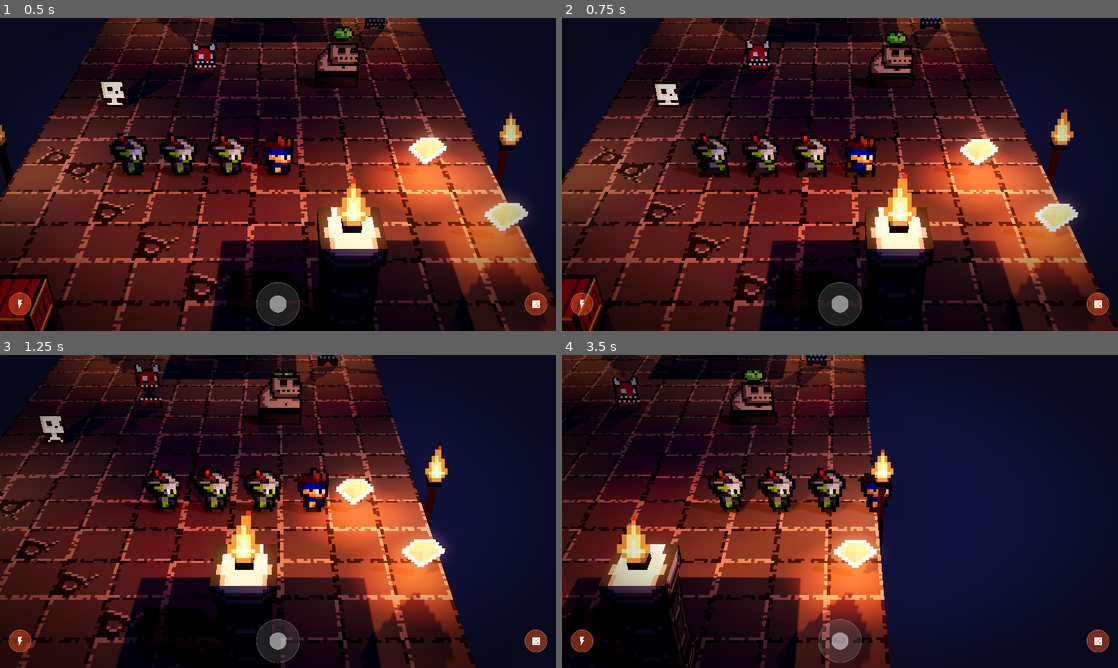
Above: before the commit, frames 1-4 (two rows, left to right).
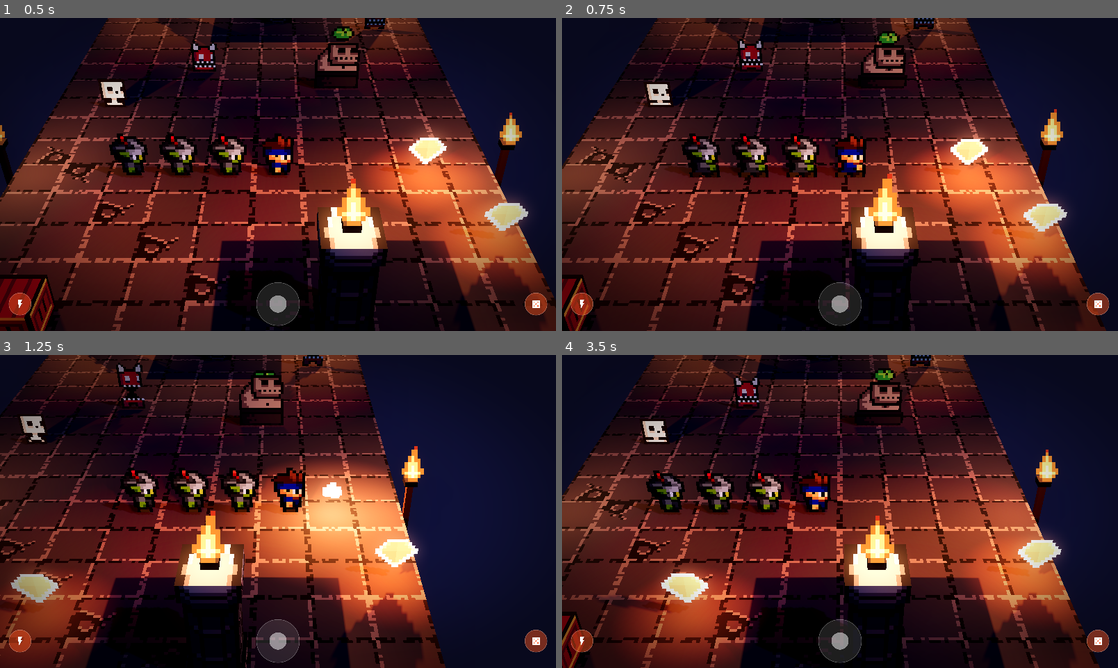
Above: after the commit, the same moments.

Repository: jo1project/sbg
Game: Godot game, scene res://scenes/main.tscn
Two runs of this game, one before a commit and one after it. Both use one fixed random seed, a clock stepped at 60 frames per second and the inputs below.
Inputs (mouse positions are in pixels of both pictures, inside the frame that each line leads up to):
- Up to frame 1 (0.5 s): no input
- Up to frame 2 (0.75 s): tap Enter at 0.5 s; move the mouse to (962, 158) at 0.52 s; hold D from 0.53 s (still down); tap J at 0.6 s; click (962, 158) at 0.67 s
- Up to frame 3 (1.25 s): keep holding D
- Up to frame 4 (3.5 s): release D at 1.25 s; drag from (728, 527) to (812, 574) at 1.27 s; move the mouse to (895, 442) at 2.02 s; hold D 2.03-2.75 s; tap J at 2.1 s; drag from (812, 574) to (673, 464) at 2.77 s

Frame 1 is identical in both runs. In frame 2, 28% of the frame differs, in the area x 0-100%, y 0-100%; in frame 3, 39%; in frame 4, 68%, in the area x 0-97%, y 0-100%.

Commit message:
godot: 修正轉向延遲(逐格線性插值+輸入佇列), 鏡頭跟隨加快
- snake_train.gd: 顯示改成每步從上一格線性插值到下一格(插值時間=一步), 拿掉轉角貝茲曲線,
  方向在步進當下就反映到畫面與角色面向(原本曲線+8方向量化讓圖轉向最多慢到455ms)
- 轉向輸入改成佇列(最多3個), 每步取一個依序套用, 不能180度迴轉
- 修正開局按跟面向相同的方向(右)時蛇不會開始走
- 新增debug_turn_timing: print收到輸入/邏輯換方向/畫面開始轉向/蛇頭圖換面向的時間戳
- follow_camera.gd: smoothing 4→12

Co-Authored-By: Claude Opus 5.5 <noreply@anthropic.com>

Diff:
--- a/godot/scripts/follow_camera.gd
+++ b/godot/scripts/follow_camera.gd
@@ -6,7 +6,7 @@
 @export_range(10, 90) var fov_deg := 28.0
 @export_range(10, 80) var pitch_deg := 35.0
 @export var offset := Vector3(0, 7.5, 10.6)
-@export var smoothing := 4.0  # 越大跟越緊
+@export var smoothing := 12.0  # 越大跟越緊；12 ≈ 83ms 追上 63% 的距離，跟得上角色但保留一點緩衝
 @export var debug_print := true
 
 var _printed := false
--- a/godot/scripts/snake_train.gd
+++ b/godot/scripts/snake_train.gd
@@ -1,12 +1,12 @@
 # 玩家的蛇（角色隊伍）。本地單機模式：邏輯照 Flutter client/lib/game/game_controller.dart 的 _tick()
-# 與 collision.dart：每 step_time 秒前進一格、方向輸入先暫存到下一格才生效、不能直接 180 度迴轉、
-# 撞牆/虛空、撞自己、撞障礙物就死（目前只 print 並重新開始；接伺服器後改成送 death_report 等伺服器判定）。
-# 吃寶石不會變長（Flutter 也是只加能量，變長只來自對手的直接攻擊）。
+# 與 collision.dart：每 step_time 秒前進一格；撞牆/虛空、撞自己、撞障礙物就死
+# （目前只 print 並重新開始；接伺服器後改成送 death_report 等伺服器判定）。吃寶石不會變長（Flutter 也是）。
 #
-# 顯示：沿蛇頭走過的格子路徑連續插值，轉角用二次貝茲削圓（從進入邊中點到離開邊中點、以格子中心為控制點），
-# 所以轉彎時角色會經過斜向圖。削圓角要在「蛇頭進入一格」時就知道它從哪一邊出去，所以邏輯 tick 發生在
-# 蛇頭跨過格線的瞬間：進入新格子 X 時做死亡判定、吃寶石，並用暫存的方向決定 X 的出口。
-# 輸入延遲最多一個 tick，跟 Flutter 一樣。
+# 輸入：轉向輸入先排進佇列，每個格子步進取一個套用（一格內快速按「上再右」會分兩步依序轉，不會只留最後一個）。
+#   跟前一個方向（佇列最後一個，佇列空就是目前方向）相反或相同的輸入直接忽略（不能 180 度迴轉）。
+#   Flutter 原本只存最後一個 _pendingDir，這裡改成佇列是刻意的差異。
+# 顯示：每一步都從上一格線性插值到這一格，插值時間 = 一步的時間，所以畫面位置最多落後邏輯一格、
+#   不會越拖越遠；方向改變在步進那一瞬間就開始反映在畫面上。
 # 這個節點本身的 position = 蛇頭顯示位置（給 chunk_manager / 攝影機追蹤用）。
 extends Node3D
 
@@ -16,21 +16,29 @@
 
 signal head_arrived(cell: Vector2i)   # 蛇頭進入新的一格（吃食物判定用）
 signal died(cause: String)            # "wall" | "self" | "obstacle"，同 Flutter DeathCheck.cause
+signal turned(dir: Vector2i)          # 格子邏輯真正換方向的那一步（除錯/量測用）
+
+const QUEUE_MAX := 3               # 最多排幾個轉向，避免按太多累積成很久以前的操作
 
 @export var segment_count := 4                 # 含蛇頭，同 Flutter GameConfig.initialSnakeLength
 @export var step_time := 0.325                 # 每格秒數，同 Flutter GameConfig.moveTickMs（加速效果是 160ms，之後接）
 @export var camera: Camera3D                   # 角色面向以它的 Y 軸旋轉為準
 @export_file("*.png") var head_sheet := "res://assets/sprites/hero.png"
 @export_file("*.png") var body_sheet := "res://assets/sprites/goblin.png"
+## 轉向延遲除錯：print 收到輸入 / 格子邏輯換方向 / 畫面開始往新方向移動 / 蛇頭圖換面向 的時間戳（毫秒）
+@export var debug_turn_timing := true
 
 var map: MapLoader
 var spawn_cell := Vector2i.ZERO
-var dir := Vector2i.RIGHT          # 目前方向（最近一次實際採用的），Flutter 開局也是往右
-var _pending := Vector2i.ZERO      # 暫存的下一個方向（ZERO = 沒有）
+var dir := Vector2i.RIGHT          # 目前方向（最近一步實際走的），Flutter 開局也是往右
+var _queue: Array[Vector2i] = []   # 還沒套用的轉向
 var _started := false              # 開局/重生後等第一次方向輸入才開始走
-var _cells: Array[Vector2i] = []   # 蛇頭走過的格子；[-2] = 蛇頭所在格（邏輯位置），[-1] = 已決定的下一格
-var _s := 0.5                      # 自上次 tick 後的進度 0~1（0 = 剛跨進 [-2]，0.5 = 在 [-2] 正中央）
+var _body: Array[Vector2i] = []    # 邏輯位置，[0] = 蛇頭
+var _prev: Array[Vector2i] = []    # 上一步時每一節的位置（插值起點）
+var _t := 0.0                      # 這一步的進度 0~1
 var _chars: Array = []             # [0] = 蛇頭
+var _dbg_vis := Vector2i.ZERO      # 等著印「畫面開始轉向」的方向
+var _dbg_face := -1                # 等著印「蛇頭圖換面向」的方向編號
 
 # 由 chunk_manager 在本節點 _ready 之前呼叫
 func set_map(m: MapLoader) -> void:
@@ -56,65 +64,74 @@
 # 開局/重生：蛇頭在 spawn，身體往左排開、面向右（同 Flutter _startMatch）
 func _reset() -> void:
 	dir = Vector2i.RIGHT
-	_pending = Vector2i.ZERO
+	_queue.clear()
 	_started = false
-	_s = 0.5
-	_cells.clear()
-	# 多存幾格歷史給尾巴的插值用
-	for x in range(spawn_cell.x - segment_count - 1, spawn_cell.x + 2):
-		_cells.append(Vector2i(x, spawn_cell.y))
+	_t = 0.0
+	_body.clear()
+	for i in segment_count:
+		_body.append(spawn_cell - Vector2i(i, 0))
+	_prev = _body.duplicate()
 	for i in _chars.size():
-		_chars[i].place(_eval(_head_u() - i), 2)   # 2 = 右（character_sprites.gd 的方向編號）
-	position = _eval(_head_u())
+		_chars[i].place(_cell_pos(_body[i]), 2)   # 2 = 右（character_sprites.gd 的方向編號）
+	position = _cell_pos(_body[0])
 
 # 目前每一節佔的格子（邏輯位置，[0] = 蛇頭）
 func occupied_cells() -> Array[Vector2i]:
-	var out: Array[Vector2i] = []
-	for i in segment_count:
-		out.append(_cells[_cells.size() - 2 - i])
-	return out
+	return _body.duplicate()
 
-# 方向輸入（搖桿/鍵盤）。同 Flutter setDirection()：跟目前方向相反的直接忽略，其他的暫存到下一格生效。
+# 方向輸入（搖桿/鍵盤）
 func set_direction(d: Vector2i) -> void:
-	if d == -dir:
+	var last: Vector2i = _queue.back() if not _queue.is_empty() else dir
+	if d == -last:
 		return
-	_pending = d
 	if not _started:
-		# 還沒開始走：出口還能改，直接換掉已決定的下一格
+		# 第一次輸入（含跟目前面向相同的方向）：馬上走第一步，不用等一整個 step
 		_started = true
-		_apply_pending()
-		_cells[-1] = _cells[-2] + dir
-
-func _apply_pending() -> void:
-	if _pending != Vector2i.ZERO:
-		dir = _pending
-		_pending = Vector2i.ZERO
+		_t = 1.0
+	if d == last or _queue.size() >= QUEUE_MAX:
+		return
+	_queue.append(d)
+	_dbg("收到輸入 %s（佇列 %s）" % [d, _queue])
 
 func _process(delta: float) -> void:
 	if _started:
-		_s += delta / step_time
-		while _s >= 1.0:
-			_s -= 1.0
+		_t += delta / step_time
+		while _t >= 1.0:
+			_t -= 1.0
 			if not _tick():
 				return
 	var yaw := camera.global_rotation.y if camera else 0.0
 	for i in _chars.size():
-		_chars[i].move_to(_eval(_head_u() - i), delta, yaw)
-	position = _eval(_head_u())
+		_chars[i].move_to(_display(i), delta, yaw)
+	position = _display(0)
+	if _dbg_vis != Vector2i.ZERO and _t > 0.0:
+		_dbg("畫面開始往 %s 移動（這一步進度 %.0f%%）" % [_dbg_vis, _t * 100])
+		_dbg_vis = Vector2i.ZERO
+	if _dbg_face >= 0 and _chars[0].dir == _dbg_face:
+		_dbg("蛇頭圖換成面向 %d" % _dbg_face)
+		_dbg_face = -1
 
-# 蛇頭跨進 _cells[-1]。回傳 false = 死了（已重新開始）
+# 走一格。回傳 false = 死了（已重新開始）
 func _tick() -> bool:
-	var new_head := _cells[-1]
+	var nd := dir
+	if not _queue.is_empty():
+		nd = _queue.pop_front()
+	var new_head := _body[0] + nd
 	var cause := _death_cause(new_head)
 	if cause != "":
 		print("死亡: %s @ %s" % [cause, new_head])
 		died.emit(cause)
 		_reset()
 		return false
-	_apply_pending()
-	_cells.append(new_head + dir)
-	if _cells.size() > segment_count + 3:
-		_cells.pop_front()
+	if nd != dir:
+		turned.emit(nd)
+		_dbg("格子邏輯換方向 %s -> %s，蛇頭進入 %s" % [dir, nd, new_head])
+		_dbg_vis = nd
+		_dbg_face = posmod(roundi(atan2(nd.x, nd.y) / (PI / 4.0)), 8)
+	dir = nd
+	_prev = _body.duplicate()
+	_body.push_front(new_head)
+	_body.pop_back()
 	head_arrived.emit(new_head)
 	return true
 
@@ -124,7 +141,7 @@
 		var out_of_bounds := new_head.x < 0 or new_head.x >= map.cols or new_head.y < 0 or new_head.y >= map.rows
 		if out_of_bounds or not map.is_floor(new_head):
 			return "wall"
-	var body := occupied_cells()
+	var body := _body.duplicate()
 	body.pop_back()
 	if new_head in body:
 		return "self"
@@ -135,18 +152,13 @@
 				return "obstacle"
 	return ""
 
-# 蛇頭在 _cells 上的連續位置（整數 = 正好在該格中心）
-func _head_u() -> float:
-	return _cells.size() - 2.5 + _s
+func _dbg(msg: String) -> void:
+	if debug_turn_timing:
+		print("[turn %8.1f ms] %s" % [Time.get_ticks_usec() / 1000.0, msg])
 
-# 路徑上連續位置 u -> 世界座標（地面 y=0）
-func _eval(u: float) -> Vector3:
-	var i := clampi(roundi(u), 1, _cells.size() - 2)
-	var t := clampf(u - i + 0.5, 0.0, 1.0)
-	var a := Vector2(_cells[i - 1])
-	var c := Vector2(_cells[i])
-	var b := Vector2(_cells[i + 1])
-	var m0 := (a + c) * 0.5
-	var m1 := (c + b) * 0.5
-	var p := m0 * (1 - t) * (1 - t) + c * 2.0 * t * (1 - t) + m1 * t * t
-	return Vector3(p.x + 0.5, 0, p.y + 0.5)
+# 第 i 節的顯示位置：上一格 -> 這一格線性插值
+func _display(i: int) -> Vector3:
+	return _cell_pos(_prev[i]).lerp(_cell_pos(_body[i]), _t)
+
+static func _cell_pos(c: Vector2i) -> Vector3:
+	return Vector3(c.x + 0.5, 0, c.y + 0.5)
